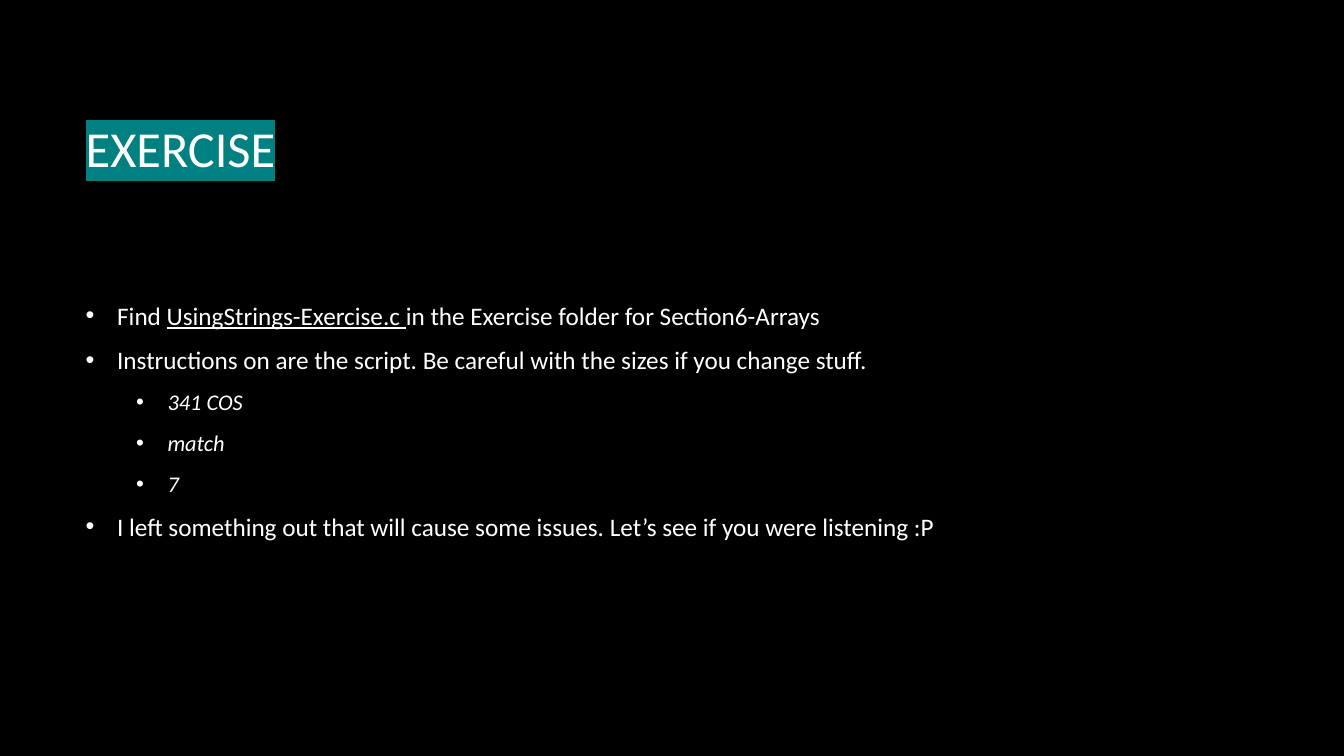
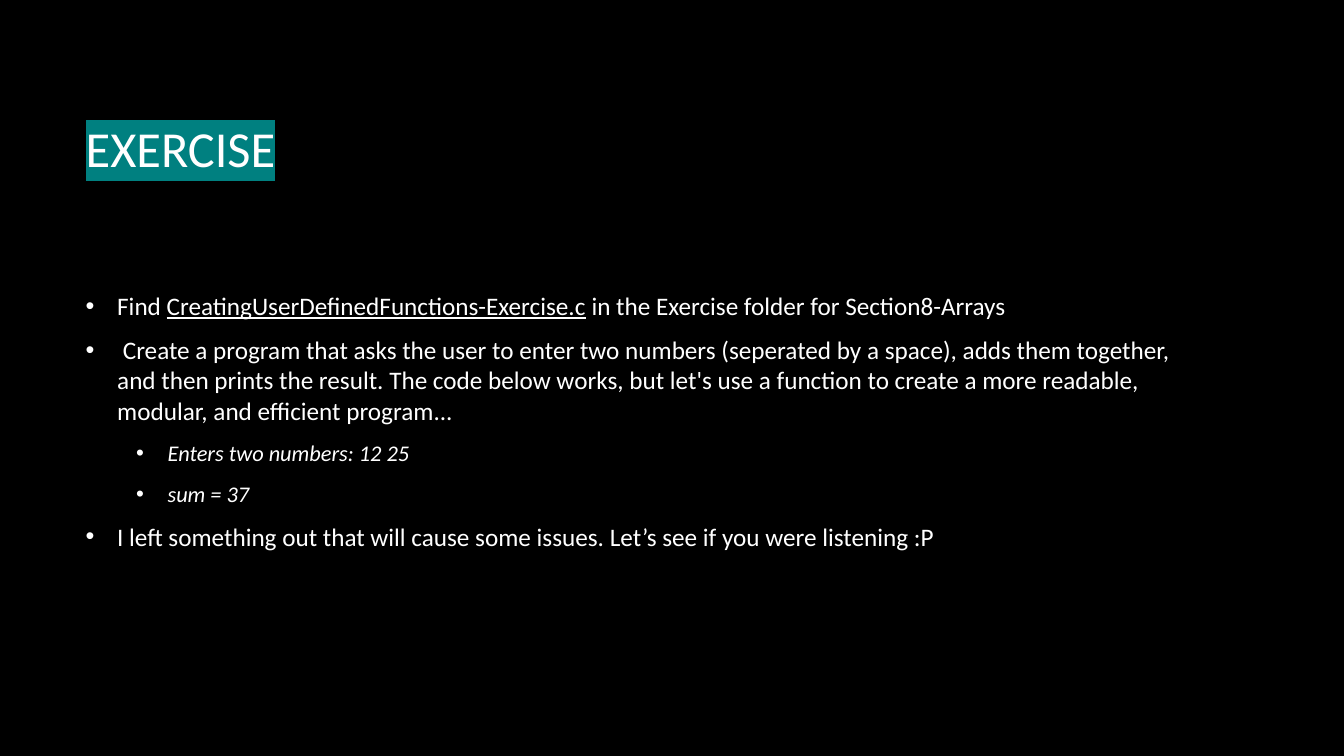
Before and after one commit to fopineda/C-Class, a slide deck: slide 17 of C-Course/Slides/Section8-Functions.pptx (slide 15 before the commit). Drawn at 1344x756 pixels with LibreOffice and Linux fonts; fonts in the diff are those of the drawing; background and template pictures are left out. Boxes give left, top, right and bottom in pixels: in the first picture for what was removed or moved away, otherwise in the second. Text is boxed around its words. In the diff, an @@ line names an element or a change of style, - is before the commit and + after.

Commit message:
Finished Section8-Functions

```diff
--- a/C-Course/Slides/Section8-Functions.pptx
+++ b/C-Course/Slides/Section8-Functions.pptx
@@ text at (x1=117, y1=297, x2=1170, y2=502): text changed @@
-• Find UsingStrings-Exercise.c in the Exercise folder for Section6-Arrays
-• Instructions on are the script. Be careful with the sizes if you change stuff.
-  • 341 COS
-  • match
-  • 7
+• Find CreatingUserDefinedFunctions-Exercise.c in the Exercise folder for Section8-Arrays
+• Create a program that asks the user to enter two numbers (seperated by a space), adds them together, and then prints the result. The code below works, but let's use a function to create a more readable, modular, and efficient program...
+  • Enters two numbers: 12 25
+  • sum = 37
```
Also in this commit, not shown: 2 other slides changed, 2 slides added, 1 slide removed, 7 other files.
